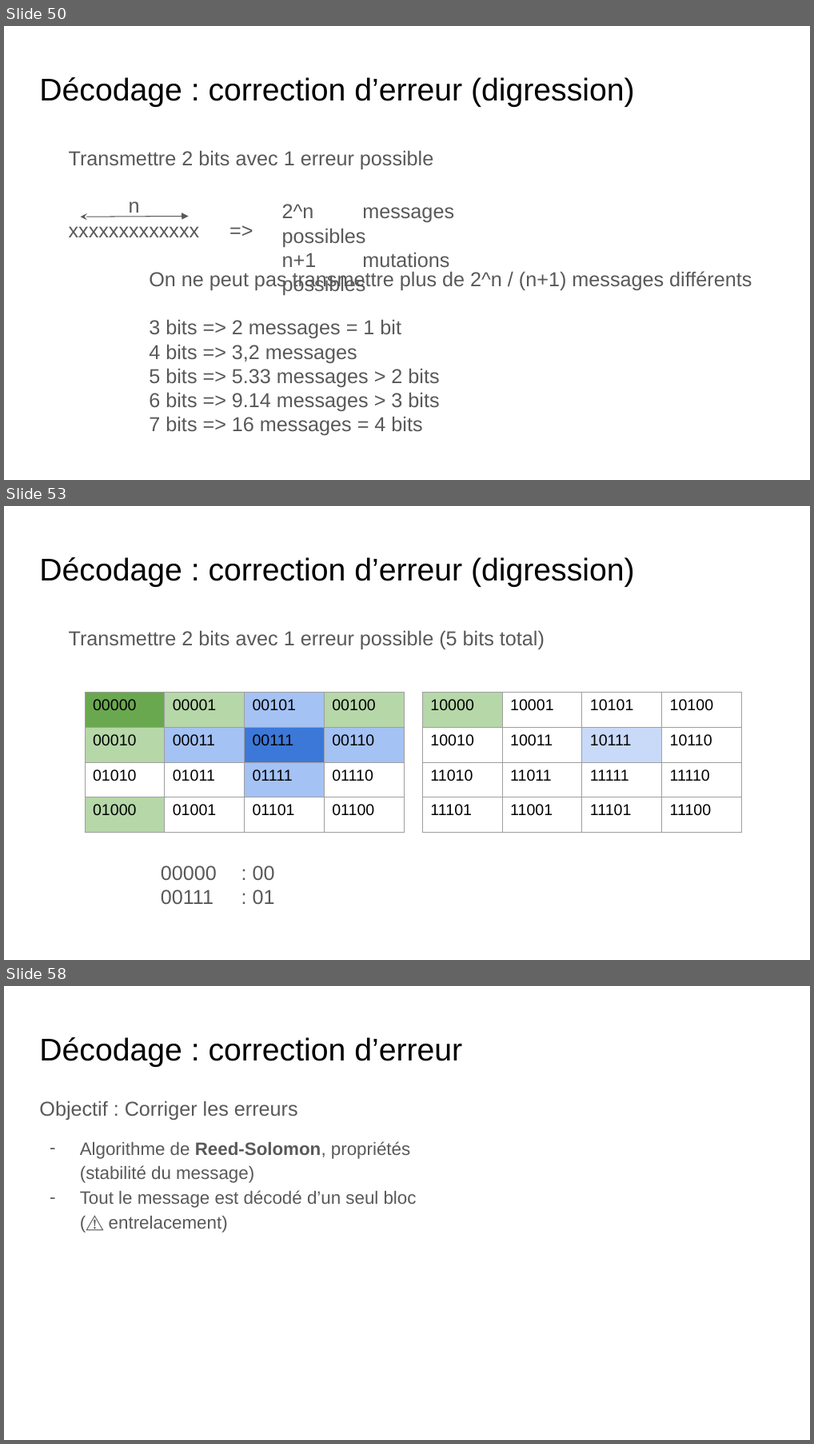
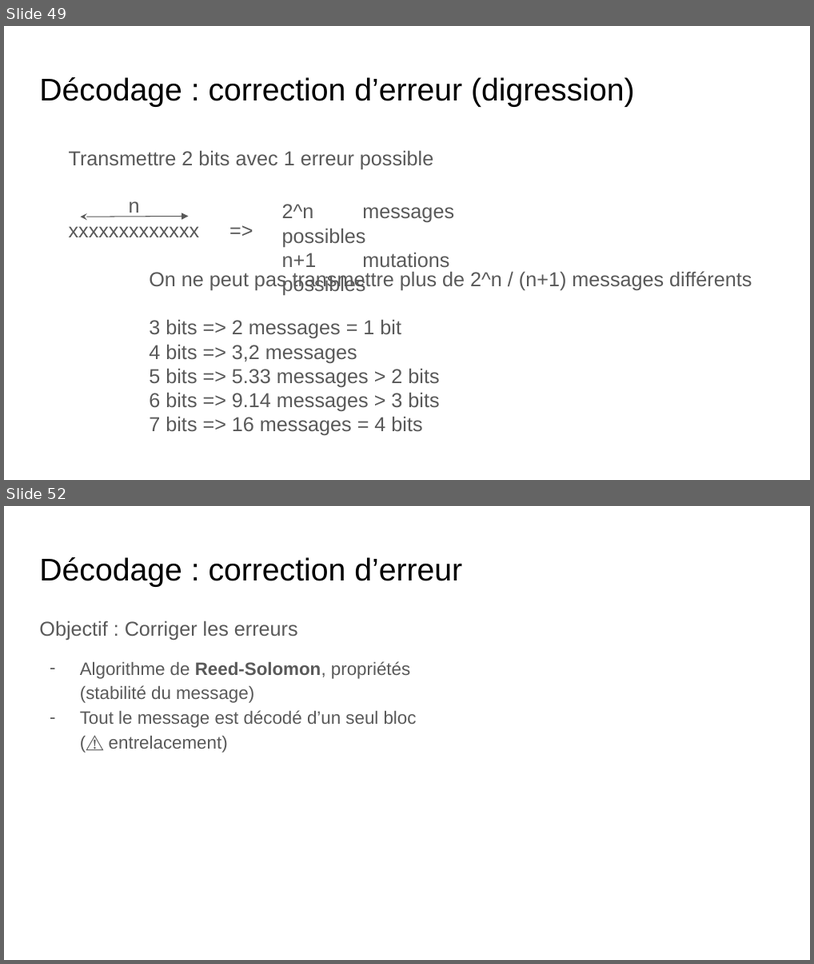
Before and after one commit to benoitmasson/qrcode-demo, a slide deck: slides/QR Codes.odp. Shown one above the other, each under a label of ours: slides 50, 53 and 58 before the commit, slides 49 and 52 after it; the slides between them are not shown. The pictures are 814x1444 and 814x964 pixels, drawn with LibreOffice and Linux fonts; fonts in the diff are those of the drawing. Boxes give left, top, right and bottom in pixels: in the first picture for what was removed or moved away, otherwise in the second. Text is boxed around its words. In the diff, an @@ line names an element or a change of style, - is before the commit and + after.

```diff
--- a/slides/QR Codes.odp
+++ b/slides/QR Codes.odp
@@ slide 53 removed at [4,506,810,960], background #FFFFFF @@
@@ title removed at [39,557,635,587] @@
-Décodage : correction d’erreur (digression)
@@ text removed at [69,630,545,649] @@
-Transmettre 2 bits avec 1 erreur possible (5 bits total)
@@ table removed at [85,692,404,832], 4 rows, 4 columns @@
-00000 | 00001 | 00101 | 00100
-00010 | 00011 | 00111 | 00110
-01010 | 01011 | 01111 | 01110
-01000 | 01001 | 01101 | 01100
@@ table removed at [422,692,742,832], 4 rows, 4 columns @@
-10000 | 10001 | 10101 | 10100
-10010 | 10011 | 10111 | 10110
-11010 | 11011 | 11111 | 11110
-11101 | 11001 | 11101 | 11100
@@ text removed at [161,865,275,904] @@
-00000 : 00
-00111 : 01
@@ what was slide 50 is now slide 49 @@
@@ what was slide 58 is now slide 52 @@
```
Also in this commit, not shown: 3 slides changed, 4 slides added, 6 other slides removed.
